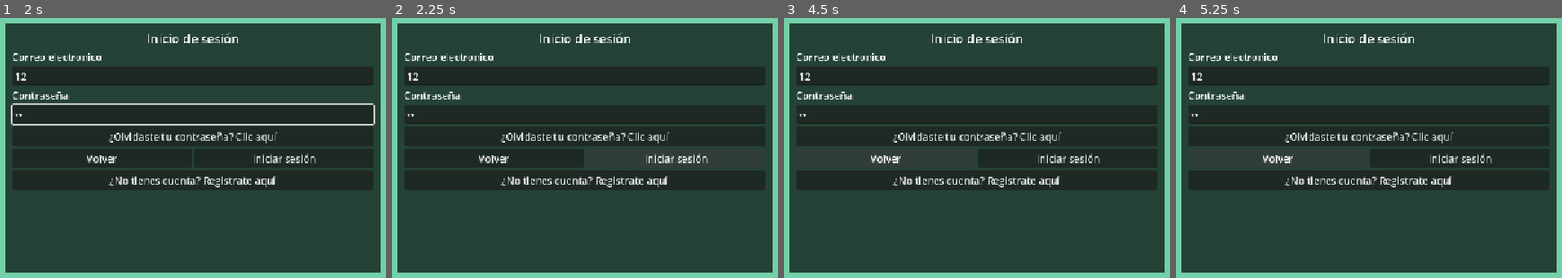
Above: before the commit, frames 1-4 (left to right).
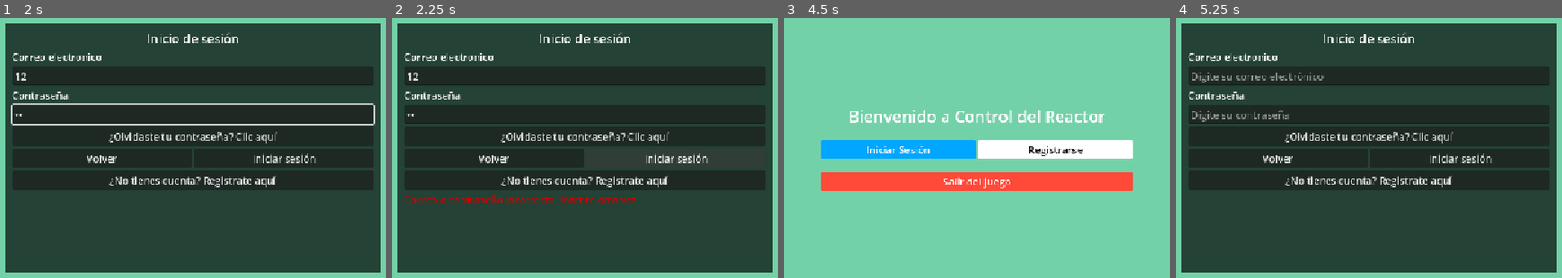
Above: after the commit, the same moments.

Repository: Jbarraza5010/control-del-reactor
Game: Godot game, scene res://scenes/entrada.tscn
The game is run twice, just before and just after one commit, with the same random seed, the same clock (stepped at 60 frames per second) and the same inputs.
Inputs (mouse positions are in pixels of both pictures, inside the frame that each line leads up to):
- Up to frame 1 (2 s): click "Iniciar Sesión" at 0.5 s; click (193, 75) at 1.27 s; type "12" at 1.35 s; click (193, 114) at 1.5 s; type "12" at 1.58 s
- Up to frame 2 (2.25 s): click "Iniciar sesión" at 2 s
- Up to frame 3 (4.5 s): click "Iniciar sesión" at 2.75 s; click "¿Olvidaste tu contraseña? Cli…" at 3.5 s; click "Volver" at 4.25 s
- Up to frame 4 (5.25 s): click (1291, 150) at 5 s, where only the run after the commit has a clickable "Iniciar Sesión"

Frame 1 is identical in both runs. In frame 2, 0.7% of the frame differs, in the area x 3-64%, y 67-72%; in frame 3, 93%, in the area x 1-99%, y 2-98%; in frame 4, 0.7%.
Error before the commit: Parse Error: Identifier "mensaje" not declared in the current scope. (res://scripts/HUD/login.gd:25)

Commit message:
Corrección de error de label

Diff:
--- a/client/scripts/HUD/login.gd
+++ b/client/scripts/HUD/login.gd
@@ -22,8 +22,8 @@
 		# correo: test@testing.com
 		# contraseña: 12345678
 		if campo_correo.text == "test@testing.com" and  campo_contrasena.text == "12345678":
-			mensaje.text = "Inicio de sesión exitoso. Redirigiendo"
+			label_mensaje.text = "Inicio de sesión exitoso. Redirigiendo"
 			await get_tree().create_timer(0.5).timeout
 			Navegacion.ir_a("mainmenu")
 		else:
-			mensaje.text = "Correo o contraseña incorrecta. Intente otra vez"
+			label_mensaje.text = "Correo o contraseña incorrecta. Intente otra vez"
